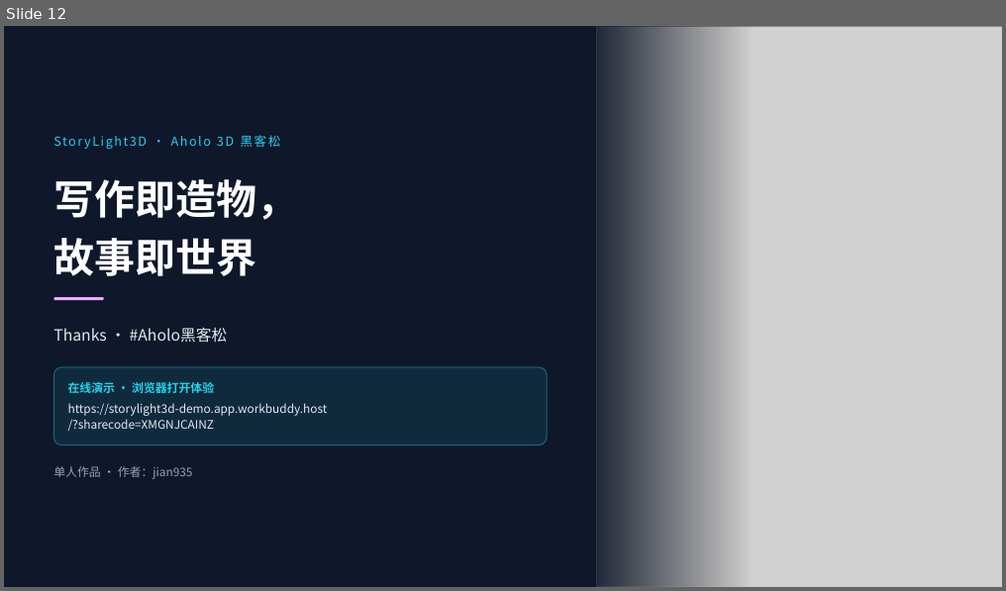
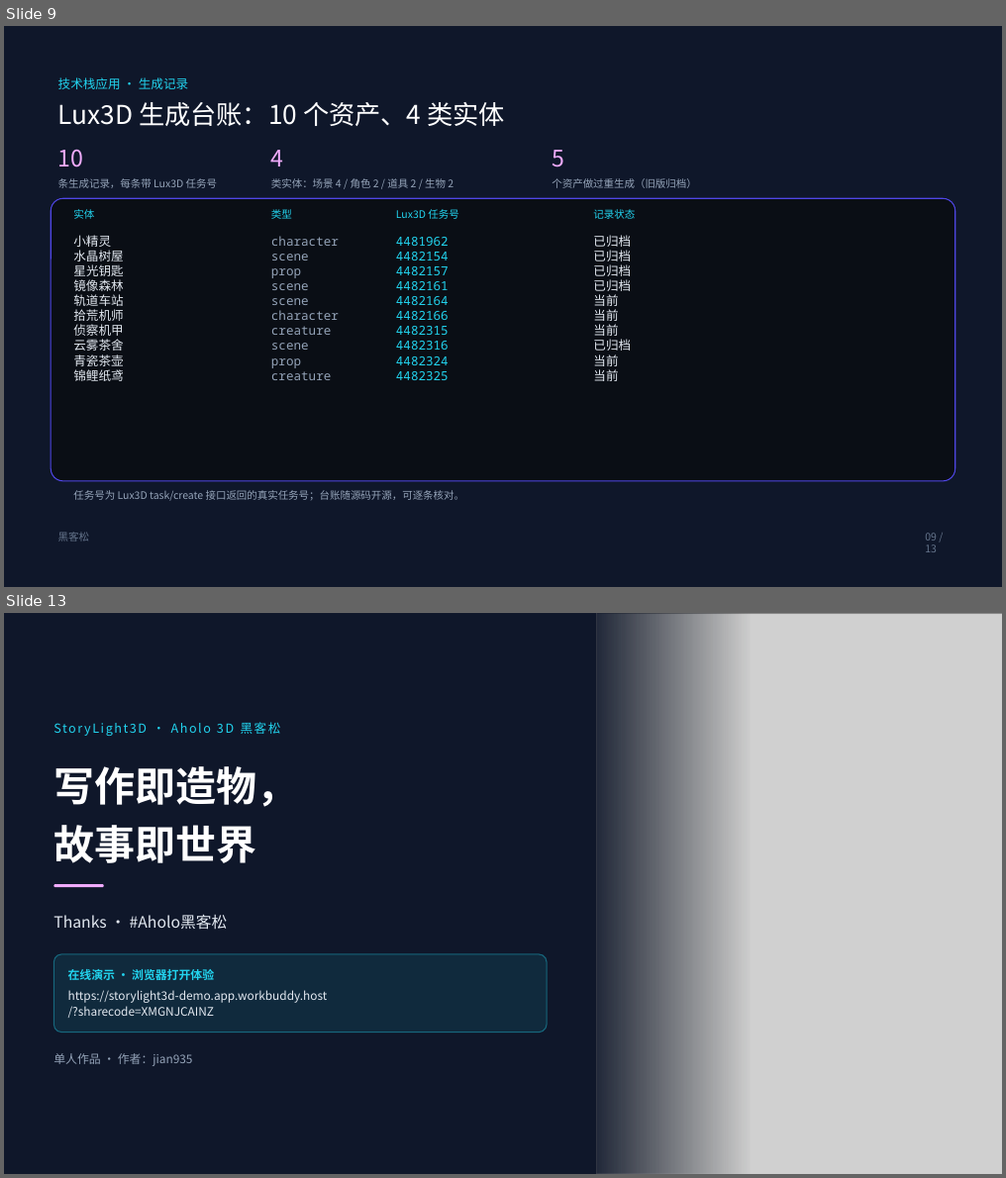
Before and after one commit to jian935/storylight3d, a slide deck: report/StoryLight3D-项目报告书/StoryLight3D-项目报告书-final.pptx. Shown one above the other, each under a label of ours: slide 12 before the commit, slides 9 and 13 after it; the slides between them are not shown. The pictures are 1006x591 and 1006x1178 pixels, drawn with LibreOffice and Linux fonts; fonts in the diff are those of the drawing; grey boxes stand for pictures. Boxes give left, top, right and bottom in pixels: in the first picture for what was removed or moved away, otherwise in the second. Text is boxed around its words. In the diff, an @@ line names an element or a change of style, - is before the commit and + after.

```diff
--- a/report/StoryLight3D-项目报告书/StoryLight3D-项目报告书-final.pptx
+++ b/report/StoryLight3D-项目报告书/StoryLight3D-项目报告书-final.pptx
@@ slide 9 added at <box>4,26,1002,587</box>, background #FFFFFF @@
@@ rectangle added at <box>4,26,1002,587</box>, fill #0F172A @@
@@ text added at <box>58,77,188,89</box>, 12 pt, text #22D3EE @@
+技术栈应用 · 生成记录
@@ text added at <box>58,102,505,126</box>, 25 pt, text #FFFFFF @@
+Lux3D 生成台账：10 个资产、4 类实体
@@ text added at <box>58,149,84,168</box>, 22 pt, text #F0ABFC @@
+10
@@ text added at <box>271,150,284,167</box>, 22 pt, text #F0ABFC @@
+4
@@ text added at <box>551,150,564,168</box>, 22 pt, text #F0ABFC @@
+5
@@ rounded rectangle added at <box>51,199,954,482</box>, fill #0A0E15, outline #4F46E5 1 pt @@
@@ text added at <box>58,178,217,188</box>, 10 pt, text #94A3B8 @@
+条生成记录，每条带 Lux3D 任务号
@@ text added at <box>271,178,453,188</box>, 10 pt, text #94A3B8 @@
+类实体：场景 4 / 角色 2 / 道具 2 / 生物 2
@@ text added at <box>551,178,696,188</box>, 10 pt, text #94A3B8 @@
+个资产做过重生成（旧版归档）
@@ text added at <box>73,209,94,219</box>, 10 pt, text #22D3EE @@
+实体
@@ text added at <box>271,209,292,219</box>, 10 pt, text #22D3EE @@
+类型
@@ text added at <box>396,209,458,219</box>, 10 pt, text #22D3EE @@
+Lux3D 任务号
@@ text added at <box>593,209,635,219</box>, 10 pt, text #22D3EE @@
+记录状态
@@ text added at <box>73,235,123,381</box>, 12 pt, text #E2E8F0 @@
+小精灵
+水晶树屋
+星光钥匙
+镜像森林
+轨道车站
+拾荒机师
+侦察机甲
+云雾茶舍
+青瓷茶壶
+锦鲤纸鸢
@@ text added at <box>271,236,339,380</box>, 12 pt, text #94A3B8 @@
+character
+scene
+prop
+scene
+scene
+character
+creature
+scene
+prop
+creature
@@ text added at <box>396,237,449,380</box>, 12 pt, text #22D3EE @@
+4481962
+4482154
+4482157
+4482161
+4482164
+4482166
+4482315
+4482316
+4482324
+4482325
@@ text added at <box>593,235,631,381</box>, 12 pt, text #E2E8F0 @@
+已归档
+已归档
+已归档
+已归档
+当前
+当前
+当前
+已归档
+当前
+当前
@@ text added at <box>73,490,464,501</box>, 10 pt, text #94A3B8 @@
+任务号为 Lux3D task/create 接口返回的真实任务号；台账随源码开源，可逐条核对。
@@ text added at <box>58,533,89,542</box>, 10 pt, text #64748B @@
+黑客松
@@ text added at <box>925,533,937,553</box>, 10 pt, text #64748B @@
+09 / 13
@@ what was slide 12 is now slide 13 @@
```
Also in this commit, not shown: 10 slides changed, 5 other files.
